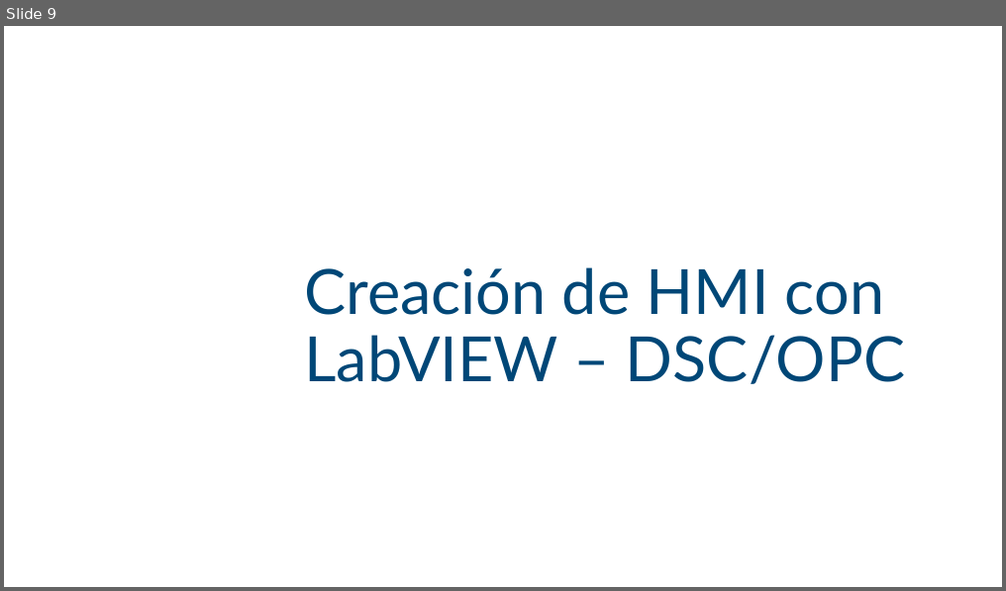
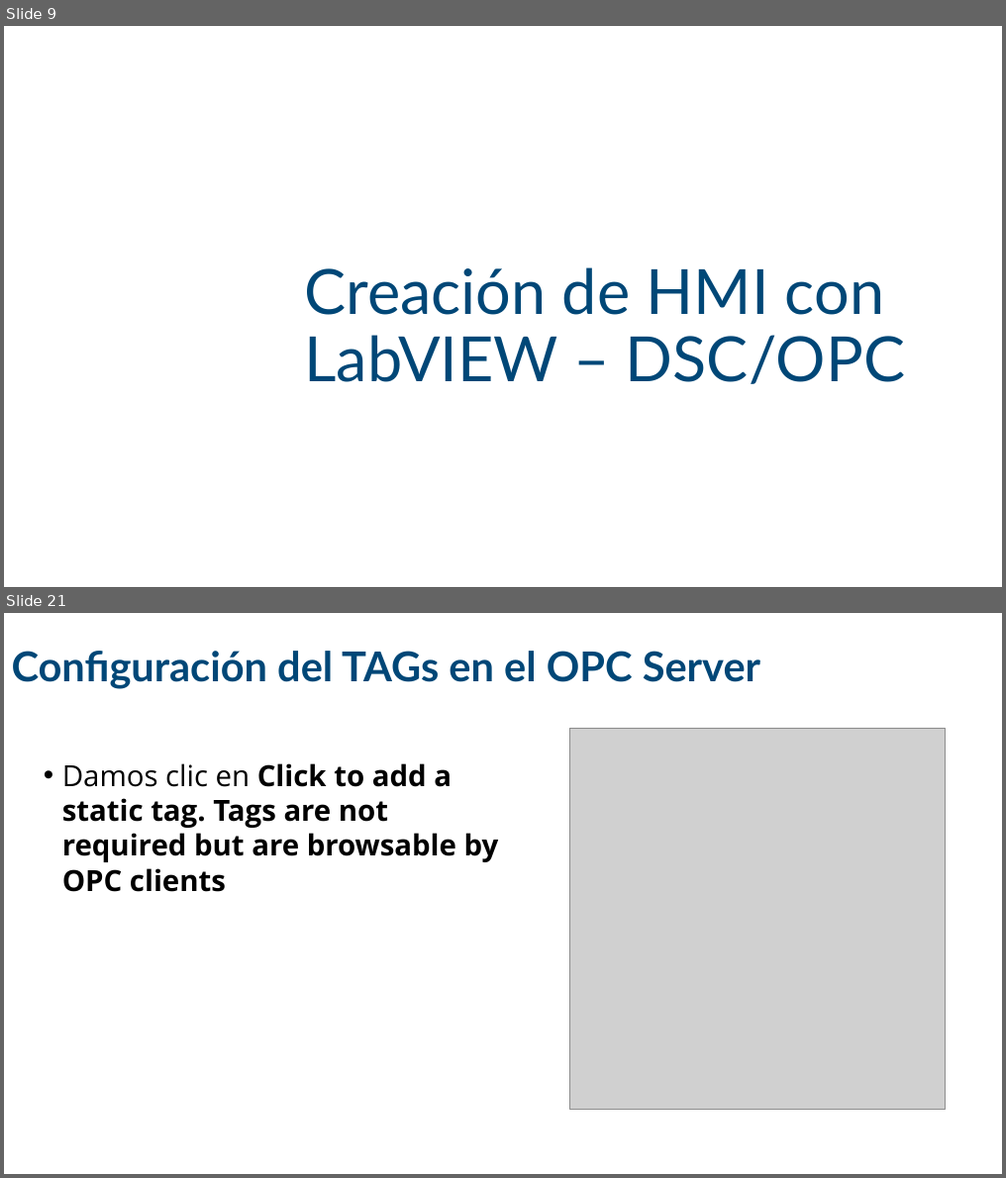
Before and after one commit to cjuarezramos/HMILabVIEW, a slide deck: Creación de HMI.pptx. Shown one above the other, each under a label of ours: slide 9 before the commit, slides 9 and 21 after it; the slides between them are not shown. The pictures are 1006x591 and 1006x1178 pixels, drawn with LibreOffice and Linux fonts; fonts in the diff are those of the drawing; grey boxes stand for pictures; background and template pictures are left out. Boxes give left, top, right and bottom in pixels: in the first picture for what was removed or moved away, otherwise in the second. Text is boxed around its words. In the diff, an @@ line names an element or a change of style, - is before the commit and + after.

```diff
--- a/Creación de HMI.pptx
+++ b/Creación de HMI.pptx
@@ slide 21 added at box(4, 613, 1002, 1174), background #FFFFFF @@
@@ title added at box(12, 651, 760, 689), 39.6 pt, text #004777, bold @@
+Configuración del TAGs en el OPC Server
@@ picture added at box(570, 728, 945, 1109) @@
@@ text added at box(62, 763, 499, 892), 28 pt, text #000000, bold @@
+• Damos clic en Click to add a static tag. Tags are not required but are browsable by OPC clients
```
Also in this commit, not shown: 33 other slides added, 1 slide removed.
